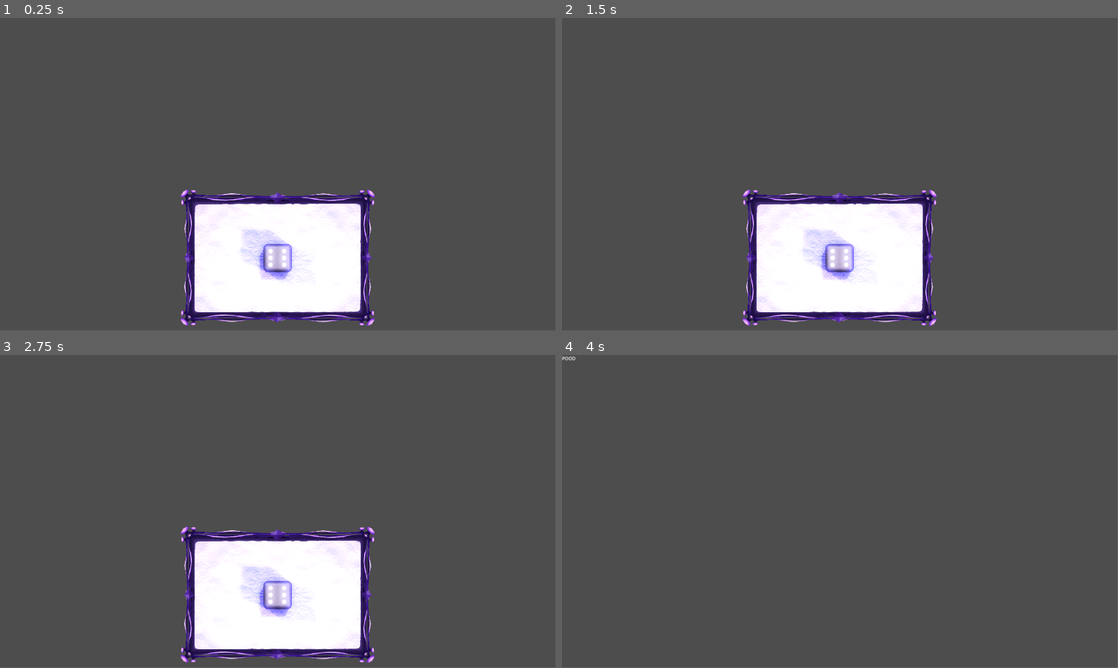
Above: before the commit, frames 1-4 (two rows, left to right).
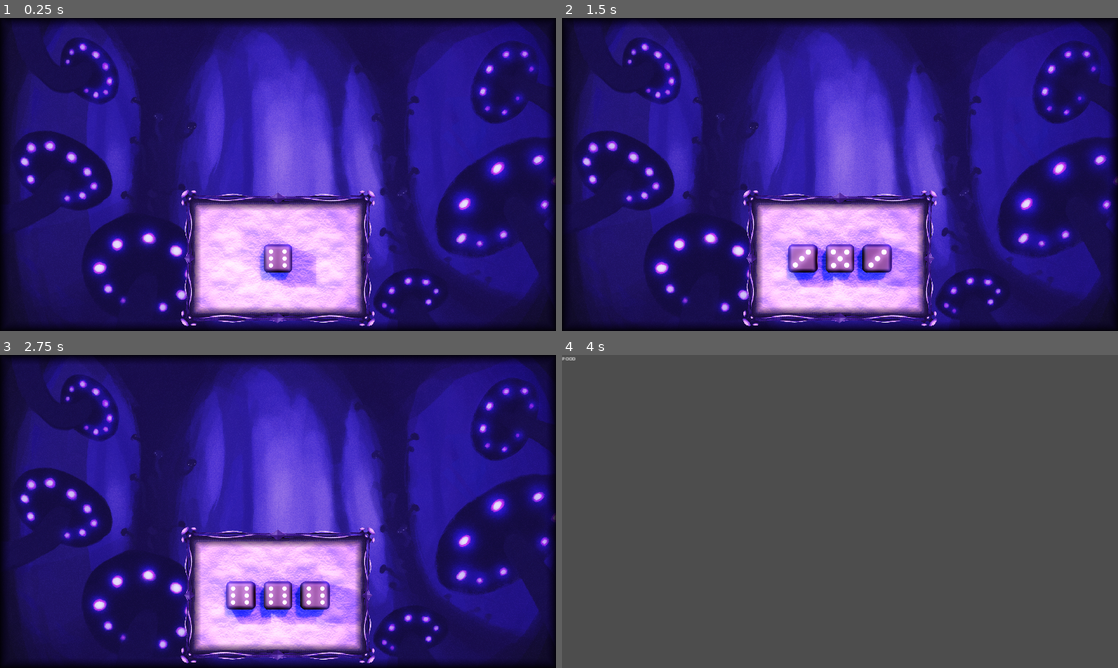
Above: after the commit, the same moments.

Repository: Rubj/dice
Game: Godot game, scene res://node_2d.tscn
The game is run twice, just before and just after one commit, with the same random seed, the same clock (stepped at 60 frames per second) and the same inputs.
Inputs (mouse positions are in pixels of both pictures, inside the frame that each line leads up to):
- Up to frame 1 (0.25 s): no input
- Up to frame 2 (1.5 s): tap Enter at 0.5 s; move the mouse to (962, 158) at 0.52 s; click (962, 158) at 0.6 s; tap Space at 1.25 s; move the mouse to (728, 190) at 1.27 s; click (728, 190) at 1.35 s
- Up to frame 3 (2.75 s): tap Enter at 2 s; move the mouse to (333, 442) at 2.02 s; click (333, 442) at 2.1 s
- Up to frame 4 (4 s): tap Space at 2.75 s; move the mouse to (812, 574) at 2.77 s; click (812, 574) at 2.85 s; tap Enter at 3.5 s; move the mouse to (1006, 558) at 3.52 s; click (1006, 558) at 3.6 s
In our replay, the window is 799x449 before the commit and 800x450 after it. These sizes can differ from the game's own. Grey fills any space a smaller window leaves; there, only what the larger window draws over its background counts as a difference.

The runs differ from the first frame. In frame 1, 98% of the frame differs, in the area x 0-100%, y 0-100%; in frame 2, 98%; in frame 3, 98%; in frame 4, less than 0.1%.
Error before the commit: Trying to assign value of type 'WorldEnvironment' to a variable of type 'SubViewport'. (res://node_2d.gd:47)

Commit message:
Mushroom cave background art

Diff:
--- a/panel_stylebox_transparent.tres
+++ b/panel_stylebox_transparent.tres
@@ -1,13 +1,18 @@
 [gd_resource type="StyleBoxFlat" format=3 uid="uid://855g4xw60h8r"]
 
 [resource]
-bg_color = Color(0.65098, 0.396078, 0.207843, 0)
-border_width_left = 20
-border_width_top = 20
-border_width_right = 20
-border_width_bottom = 20
-border_color = Color(0.380434, 0.296545, 0.138911, 1)
-corner_radius_top_left = 35
-corner_radius_top_right = 35
-corner_radius_bottom_right = 35
-corner_radius_bottom_left = 35
+bg_color = Color(0.0325884, 0.000614386, 0.138698, 0)
+border_width_left = 40
+border_width_top = 40
+border_width_right = 40
+border_width_bottom = 40
+border_color = Color(0, 0, 0, 1)
+border_blend = true
+corner_radius_top_left = 10
+corner_radius_top_right = 10
+corner_radius_bottom_right = 10
+corner_radius_bottom_left = 10
+expand_margin_left = 5.0
+expand_margin_top = 5.0
+expand_margin_right = 5.0
+expand_margin_bottom = 5.0
--- a/project.godot
+++ b/project.godot
@@ -19,6 +19,7 @@
 
 window/size/viewport_width=1920
 window/size/viewport_height=1080
+window/stretch/mode="canvas_items"
 
 [input]
 
--- /dev/null
+++ b/scenes/backgrounds.tscn
@@ -0,0 +1,11 @@
+[gd_scene load_steps=2 format=3 uid="uid://dvg1qy47ch4f2"]
+
+[ext_resource type="Texture2D" uid="uid://c46btmntyh6fc" path="res://art/backgrounds/background art mushroom cave.png" id="1_a05ue"]
+
+[node name="Backgrounds" type="Node2D"]
+
+[node name="MushroomCaveBG" type="Sprite2D" parent="."]
+z_index = -1
+texture_filter = 1
+texture = ExtResource("1_a05ue")
+centered = false
--- a/scenes/battle.tscn
+++ b/scenes/battle.tscn
@@ -8,19 +8,7 @@
 [ext_resource type="Texture2D" uid="uid://cajfvmaoymbqu" path="res://art/dice_roll_table/dice roll table texture.png" id="5_wg6qf"]
 [ext_resource type="ArrayMesh" uid="uid://bdua2e0pyt2cv" path="res://art/dice/d20/d20 katse.obj" id="7_pqqv7"]
 [ext_resource type="Texture2D" uid="uid://1f8kegvijykh" path="res://art/dice/d20/d20 katse texture.png" id="8_p6ech"]
-
-[sub_resource type="ProceduralSkyMaterial" id="ProceduralSkyMaterial_87a7c"]
-sky_horizon_color = Color(0.64625, 0.65575, 0.67075, 1)
-ground_horizon_color = Color(0.64625, 0.65575, 0.67075, 1)
-
-[sub_resource type="Sky" id="Sky_8w6wh"]
-sky_material = SubResource("ProceduralSkyMaterial_87a7c")
-
-[sub_resource type="Environment" id="Environment_65kvg"]
-background_mode = 2
-sky = SubResource("Sky_8w6wh")
-tonemap_mode = 2
-glow_enabled = true
+[ext_resource type="PackedScene" uid="uid://dvg1qy47ch4f2" path="res://scenes/backgrounds.tscn" id="9_dycxt"]
 
 [sub_resource type="ViewportTexture" id="ViewportTexture_cr16a"]
 viewport_path = NodePath("SubViewport")
@@ -37,15 +25,23 @@
 albedo_texture = ExtResource("8_p6ech")
 roughness = 0.5
 
+[sub_resource type="ProceduralSkyMaterial" id="ProceduralSkyMaterial_87a7c"]
+sky_horizon_color = Color(0.64625, 0.65575, 0.67075, 1)
+ground_horizon_color = Color(0.64625, 0.65575, 0.67075, 1)
+
+[sub_resource type="Sky" id="Sky_8w6wh"]
+sky_material = SubResource("ProceduralSkyMaterial_87a7c")
+
+[sub_resource type="Environment" id="Environment_65kvg"]
+background_mode = 2
+sky = SubResource("Sky_8w6wh")
+tonemap_mode = 2
+glow_enabled = true
+adjustment_enabled = true
+adjustment_contrast = 1.12
+
 [node name="Battle" type="Node2D"]
 metadata/_edit_lock_ = true
-
-[node name="DirectionalLight3D" type="DirectionalLight3D" parent="."]
-transform = Transform3D(-0.866025, -0.453889, 0.209726, 0, 0.419452, 0.907777, -0.5, 0.786158, -0.363256, 0, 0, 0)
-shadow_enabled = true
-
-[node name="WorldEnvironment" type="WorldEnvironment" parent="."]
-environment = SubResource("Environment_65kvg")
 
 [node name="DiceRollWindow" type="Node" parent="."]
 
@@ -107,17 +103,10 @@
 transform = Transform3D(1, 0, 0, 0, 2.98023e-08, 1, 0, -1, 2.98023e-08, 0, 6, 0)
 fov = 15.0
 
-[node name="Panel OLD" type="Panel" parent="SubViewport"]
-visible = false
-anchors_preset = 8
-anchor_left = 0.5
-anchor_top = 0.5
-anchor_right = 0.5
-anchor_bottom = 0.5
-offset_left = -265.0
-offset_top = -162.5
-offset_right = 265.0
-offset_bottom = 162.5
+[node name="Panel" type="Panel" parent="SubViewport"]
+anchors_preset = 15
+anchor_right = 1.0
+anchor_bottom = 1.0
 grow_horizontal = 2
 grow_vertical = 2
 size_flags_horizontal = 4
@@ -127,7 +116,7 @@
 [node name="OmniLight3D" type="OmniLight3D" parent="SubViewport"]
 transform = Transform3D(1, 0, 0, 0, 1, 0, 0, 0, 1, 1.10124, 1.45449, 0.637715)
 light_color = Color(0.817629, 0.65573, 0.945481, 1)
-light_energy = 3.0
+light_energy = 0.5
 light_size = 0.004
 shadow_enabled = true
 shadow_blur = 6.0
@@ -139,3 +128,25 @@
 light_size = 0.004
 shadow_enabled = true
 shadow_blur = 6.0
+
+[node name="DirectionalLight3D" type="DirectionalLight3D" parent="SubViewport"]
+transform = Transform3D(-0.866025, -0.453889, 0.209726, 0, 0.419452, 0.907777, -0.5, 0.786158, -0.363256, 0, 0, 0)
+light_color = Color(1, 0.470704, 0.860444, 1)
+shadow_enabled = true
+
+[node name="WorldEnvironment" type="WorldEnvironment" parent="SubViewport"]
+environment = SubResource("Environment_65kvg")
+
+[node name="WindowFrame and BG" type="BoxContainer" parent="."]
+custom_minimum_size = Vector2(1920, 1080)
+offset_right = 1920.0
+offset_bottom = 1080.0
+metadata/_edit_lock_ = true
+
+[node name="Panel" type="Panel" parent="WindowFrame and BG"]
+layout_mode = 2
+size_flags_horizontal = 3
+theme_override_styles/panel = ExtResource("4_n4mnt")
+metadata/_edit_lock_ = true
+
+[node name="Backgrounds" parent="WindowFrame and BG" instance=ExtResource("9_dycxt")]
Binary file added: art/backgrounds/background art mushroom cave.png
Not shown, added: art/backgrounds/background art mushroom cave.png.import
Not shown: 1 places in scenes/battle.tscn that only renumber resources
